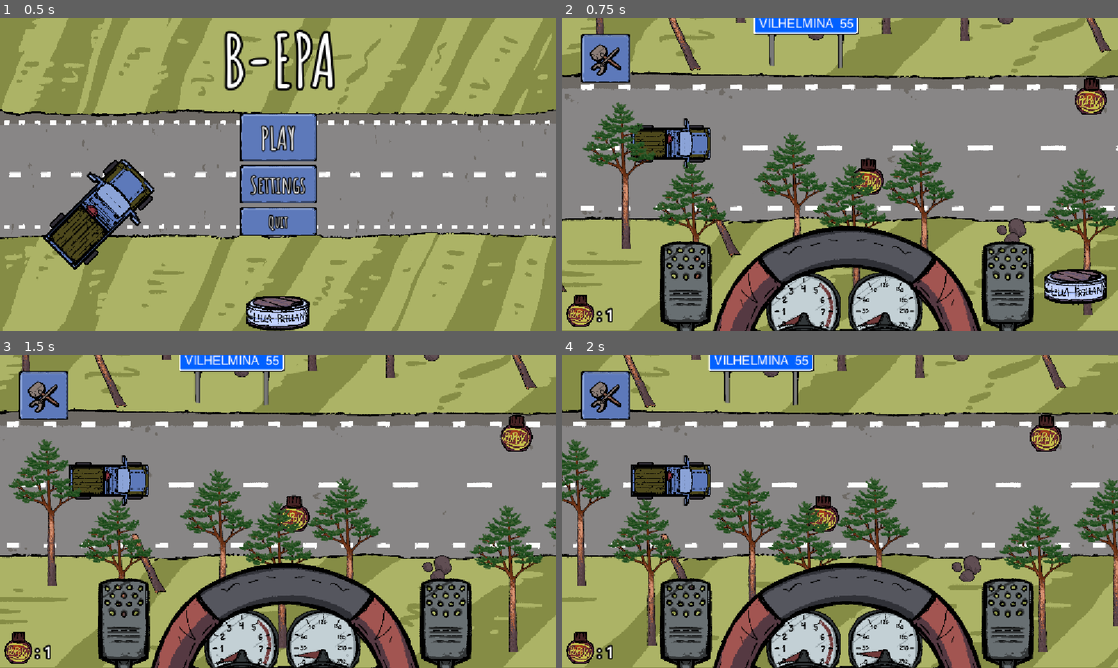
Above: before the commit, frames 1-4 (two rows, left to right).
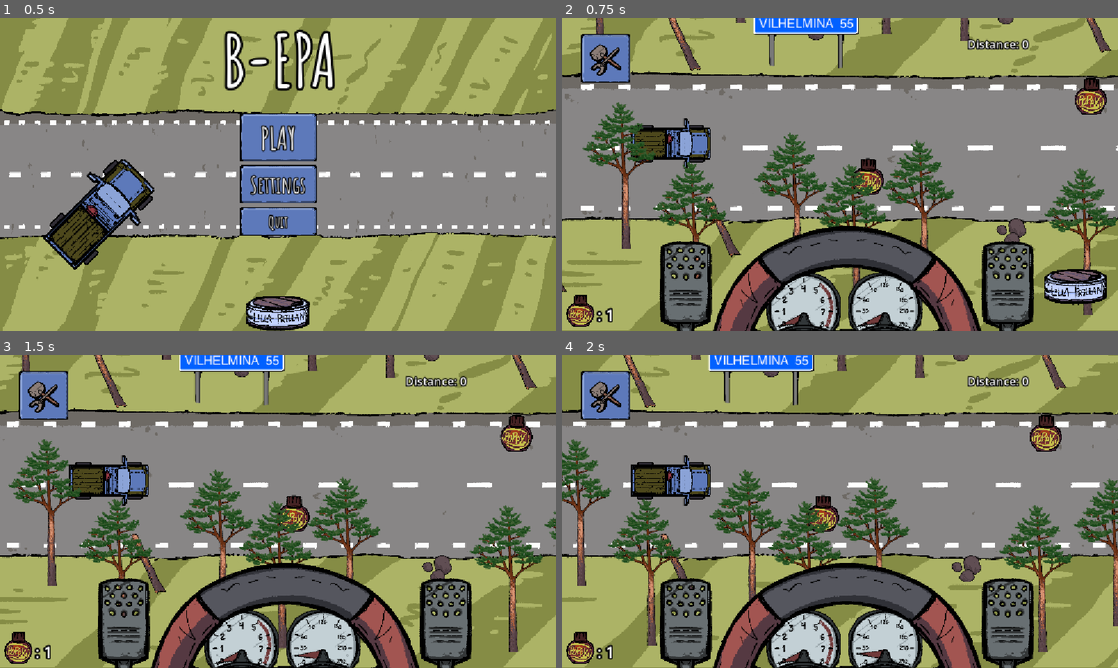
Above: after the commit, the same moments.

Repository: midenfors/project-epa
Game: Godot game, scene res://Scenes/UI/main_menu.tscn
The game is run twice, just before and just after one commit, with the same random seed, the same clock (stepped at 60 frames per second) and the same inputs. The engine's default icon, where the game draws it, is replaced by a stand-in: a white triangle on a blue panel in a dark square.
Inputs (mouse positions are in pixels of both pictures, inside the frame that each line leads up to):
- Up to frame 1 (0.5 s): no input
- Up to frame 2 (0.75 s): click "PLAY" at 0.5 s
- Up to frame 3 (1.5 s): click (444, 633) at 1.25 s
- Up to frame 4 (2 s): no input

Frame 1 is identical in both runs. In frame 2, 0.3% of the frame differs, in the area x 72-84%, y 6-11%; in frame 3, 0.3%; in frame 4, 0.3%.

Commit message:
fixed cheatbtn icon, added distance label

Diff:
--- a/Scenes/UI/hud.tscn
+++ b/Scenes/UI/hud.tscn
@@ -23,7 +23,6 @@
 [ext_resource type="PackedScene" uid="uid://jlu1jv40kyf0" path="res://Scenes/car.tscn" id="18_qff6j"]
 [ext_resource type="Theme" uid="uid://cxb3kvws7iov1" path="res://Resources/main-buttons.tres" id="19_e17ao"]
 [ext_resource type="Texture2D" uid="uid://c3do4pebinvxk" path="res://Assets/Art/Craft Icon.png" id="20_0hfmd"]
-[ext_resource type="Texture2D" uid="uid://b7uhvs4ofyqjc" path="res://builds/web/index.png" id="20_pc4p0"]
 
 [sub_resource type="Gradient" id="Gradient_7wqu8"]
 offsets = PackedFloat32Array(1)
@@ -48,6 +47,20 @@
 anchor_bottom = 1.0
 grow_horizontal = 2
 grow_vertical = 2
+
+[node name="DistanceLabel" type="Label" parent="Dashboard" unique_id=1543603963]
+layout_mode = 1
+anchors_preset = 1
+anchor_left = 1.0
+anchor_right = 1.0
+offset_left = -312.0
+offset_top = 37.0
+offset_right = -38.0
+offset_bottom = 60.0
+grow_horizontal = 0
+theme_override_constants/outline_size = 10
+theme_override_font_sizes/font_size = 24
+text = "Distance: 0"
 
 [node name="SnusGauge" type="Control" parent="Dashboard" unique_id=1621035185]
 anchors_preset = 0
@@ -163,6 +176,7 @@
 text = ": 999"
 
 [node name="UpgradeMenu" type="Control" parent="Dashboard" unique_id=1791634231]
+visible = false
 z_index = 5
 layout_mode = 1
 anchors_preset = 15
@@ -305,7 +319,7 @@
 offset_right = 194.0
 offset_bottom = 94.0
 theme = ExtResource("19_e17ao")
-icon = ExtResource("20_pc4p0")
+icon = ExtResource("6_qdh5o")
 expand_icon = true
 
 [node name="UpgradeButton" type="Button" parent="Dashboard" unique_id=641129064]
--- a/Scripts/Autoloads/Global.gd
+++ b/Scripts/Autoloads/Global.gd
@@ -1,5 +1,6 @@
 extends Node
 
+var distance : float = 0
 var poppys : int = 0
 var snus_counter : int = 1
 var snus_upgrades : int = 0
--- a/Scripts/hud.gd
+++ b/Scripts/hud.gd
@@ -4,6 +4,8 @@
 @export var tachometer : Tachometer
 @export var pause : Control
 @export var poppy_label : Label
+
+@onready var distance_label: Label = $Dashboard/DistanceLabel
 
 @onready var joystick : VirtualJoystick = $VirtualJoystick
 
@@ -40,6 +42,9 @@
 func _process(_delta: float) -> void:
 	update_poppy_label()
 
+func update_distance_label():
+	distance_label.text = "Distance: " + str(Global.distance)
+
 func show_upgrades() -> void:
 	$Dashboard/UpgradeMenu.show()
 
